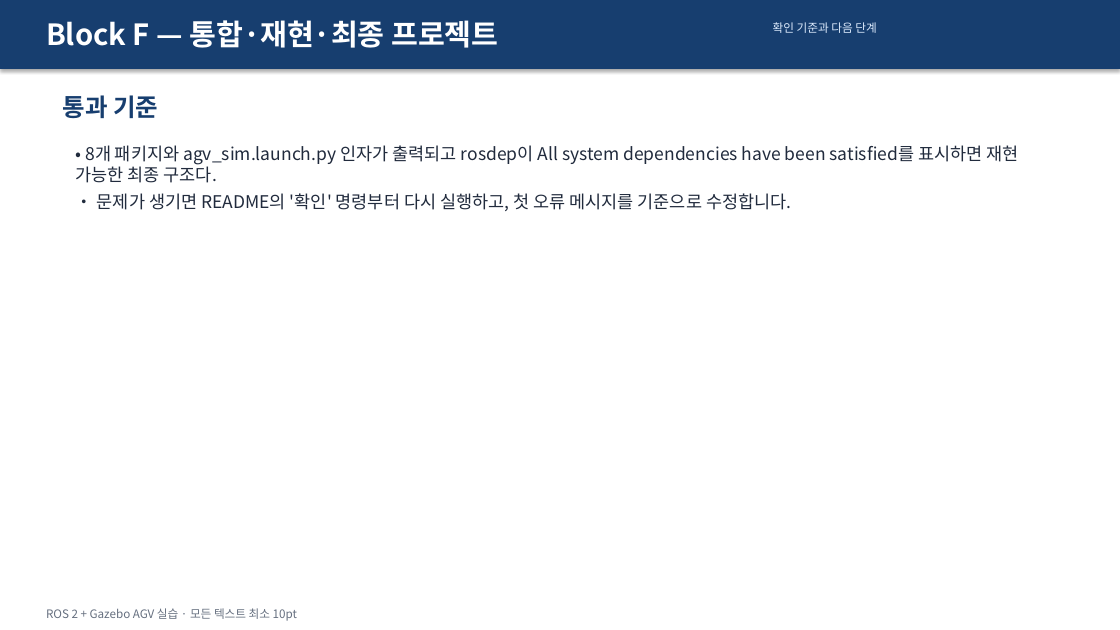
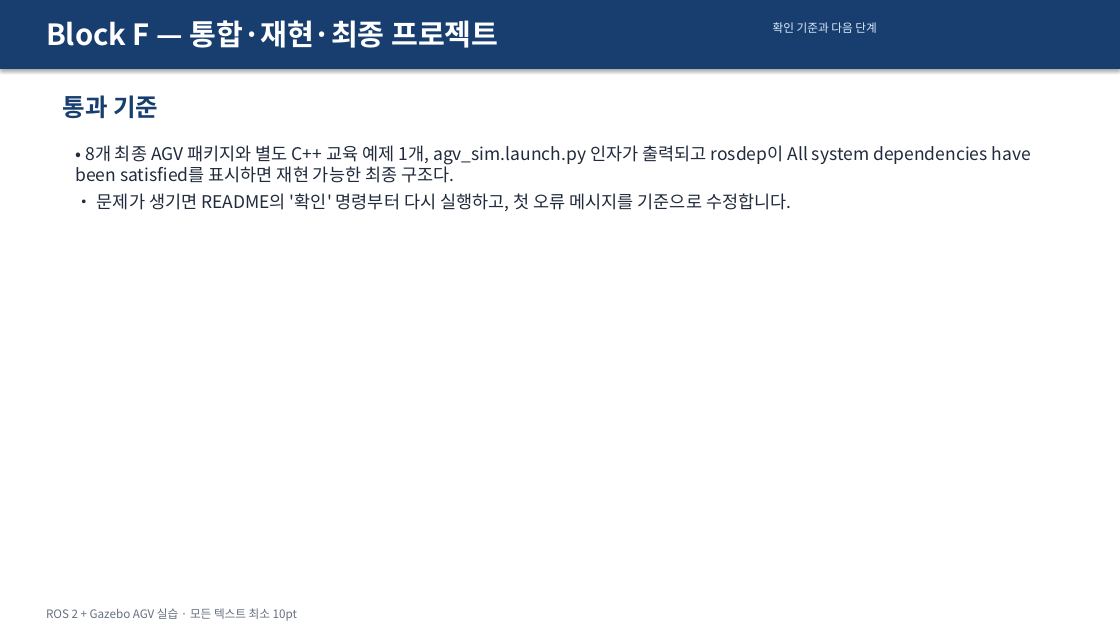
Before and after one commit to choimagon/ros2_curri, a slide deck: slide 8 of blocks/F_integration/Block_F_실습결과_명령어.pptx (slide 6 before the commit). Drawn at 1120x630 pixels with LibreOffice and Linux fonts; fonts in the diff are those of the drawing. Boxes give left, top, right and bottom in pixels: in the first picture for what was removed or moved away, otherwise in the second. Text is boxed around its words. In the diff, an @@ line names an element or a change of style, - is before the commit and + after.

```diff
--- a/blocks/F_integration/Block_F_실습결과_명령어.pptx
+++ b/blocks/F_integration/Block_F_실습결과_명령어.pptx
@@ text at (x1=75, y1=145, x2=1031, y2=183): text changed @@
-• 8개 패키지와 agv_sim.launch.py 인자가 출력되고 rosdep이 All system dependencies have been satisfied를 표시하면 재현 가능한 최종 구조다.
+• 8개 최종 AGV 패키지와 별도 C++ 교육 예제 1개, agv_sim.launch.py 인자가 출력되고 rosdep이 All system dependencies have been satisfied를 표시하면 재현 가능한 최종 구조다.
```
Also in this commit, not shown: 1 other slide changed, 2 slides added, 23 other files.
